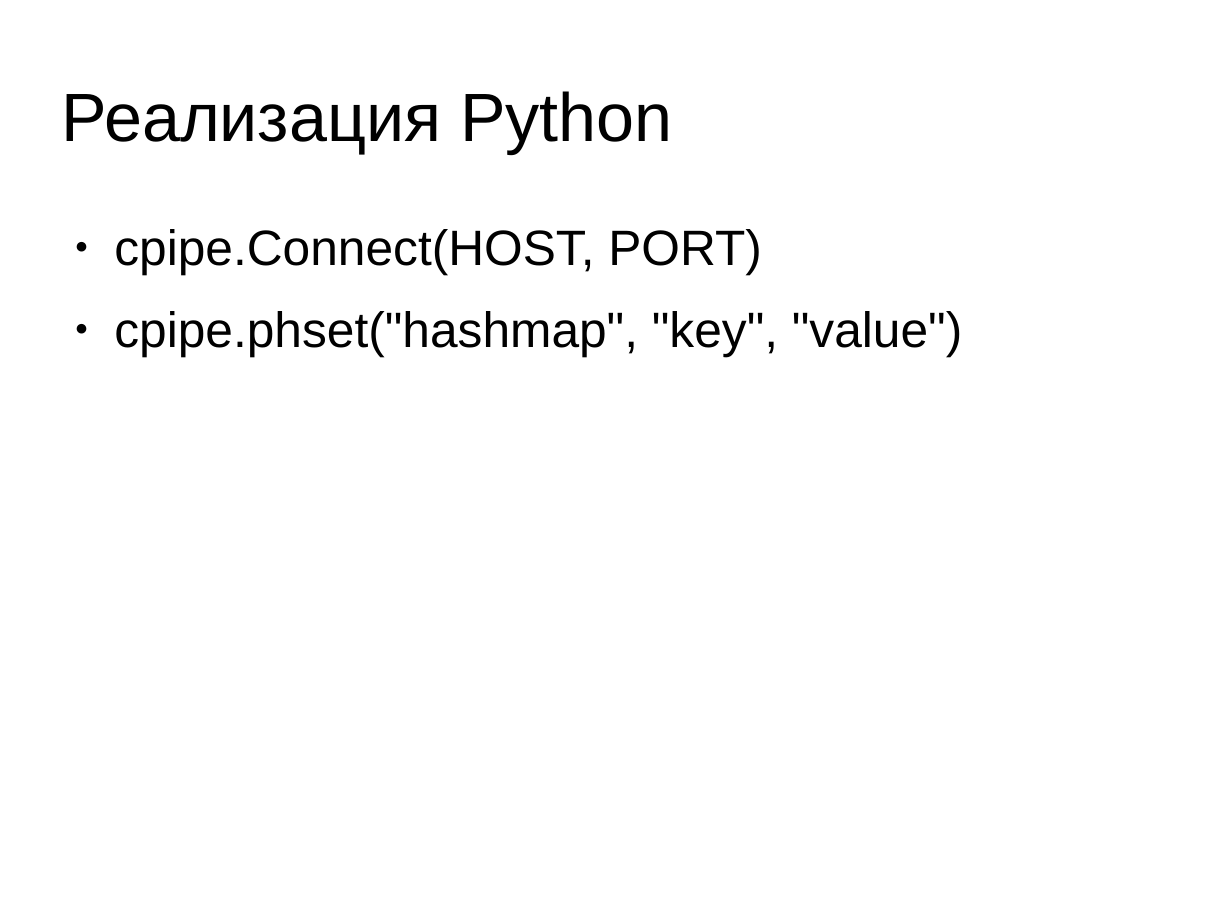
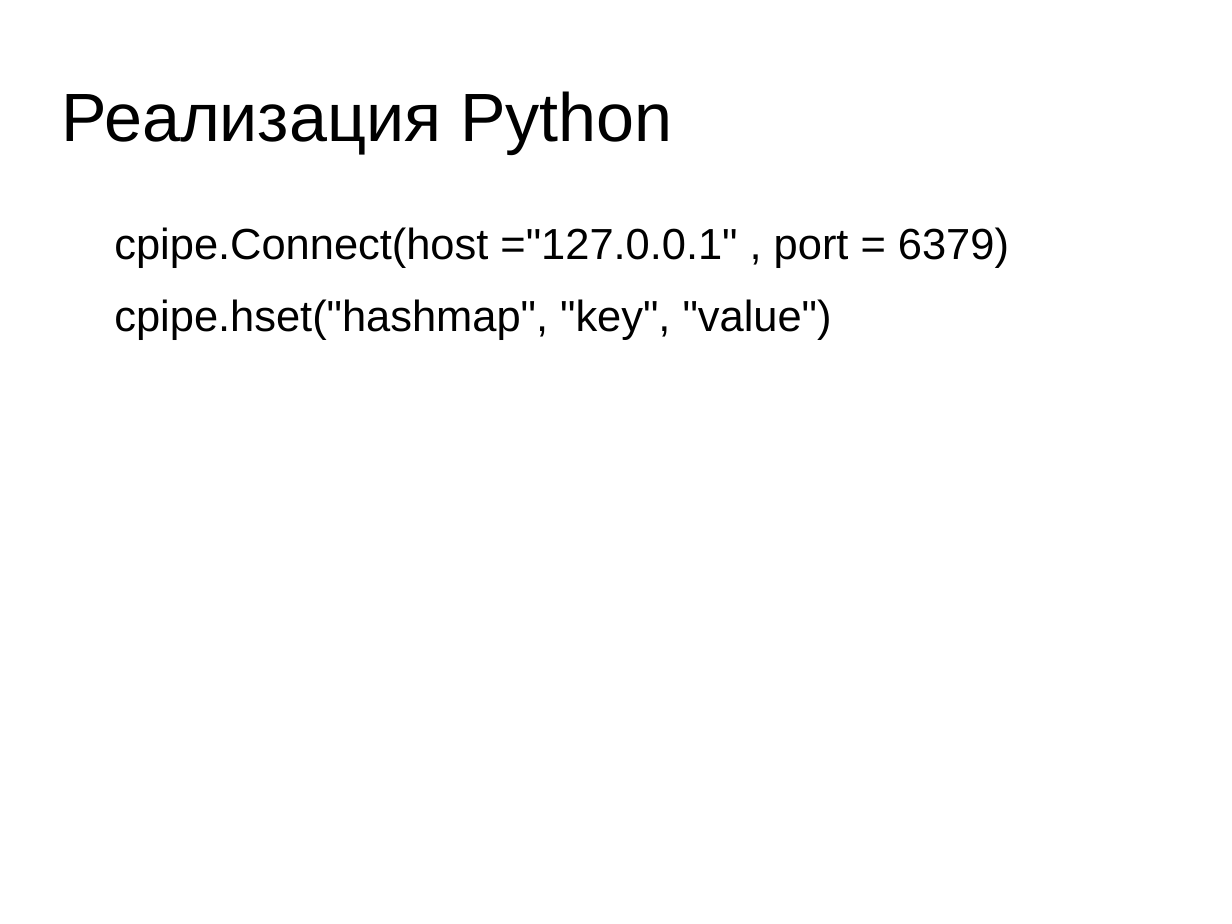
Before and after one commit to deslum/gopipe, a slide deck: slide 8 of presentation.odp. Drawn at 1232x924 pixels with LibreOffice and Linux fonts; fonts in the diff are those of the drawing. Boxes give left, top, right and bottom in pixels: in the first picture for what was removed or moved away, otherwise in the second. Text is boxed around its words. In the diff, an @@ line names an element or a change of style, - is before the commit and + after.

Commit message:
presentation

```diff
--- a/presentation.odp
+++ b/presentation.odp
@@ text at <box>114,227,1009,340</box>: text changed; size 32 to 28 pt @@
-● cpipe.Connect(HOST, PORT)
-● cpipe.phset("hashmap", "key", "value")
+cpipe.Connect(host ="127.0.0.1" , port = 6379)
+cpipe.hset("hashmap", "key", "value")
```
Also in this commit, not shown: 6 other slides changed, 14 slides added, 2 slides removed, 2 other files.
